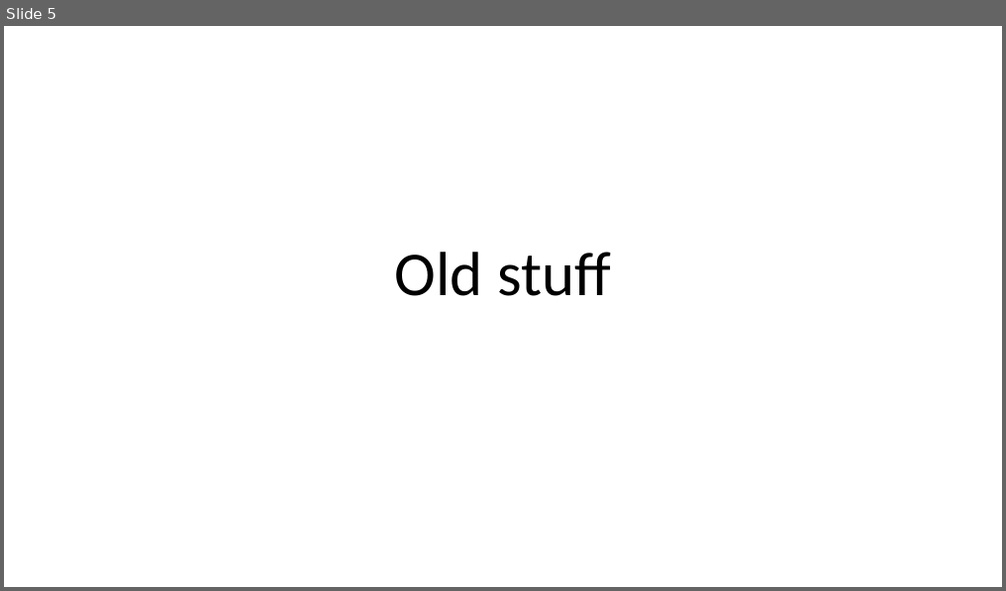
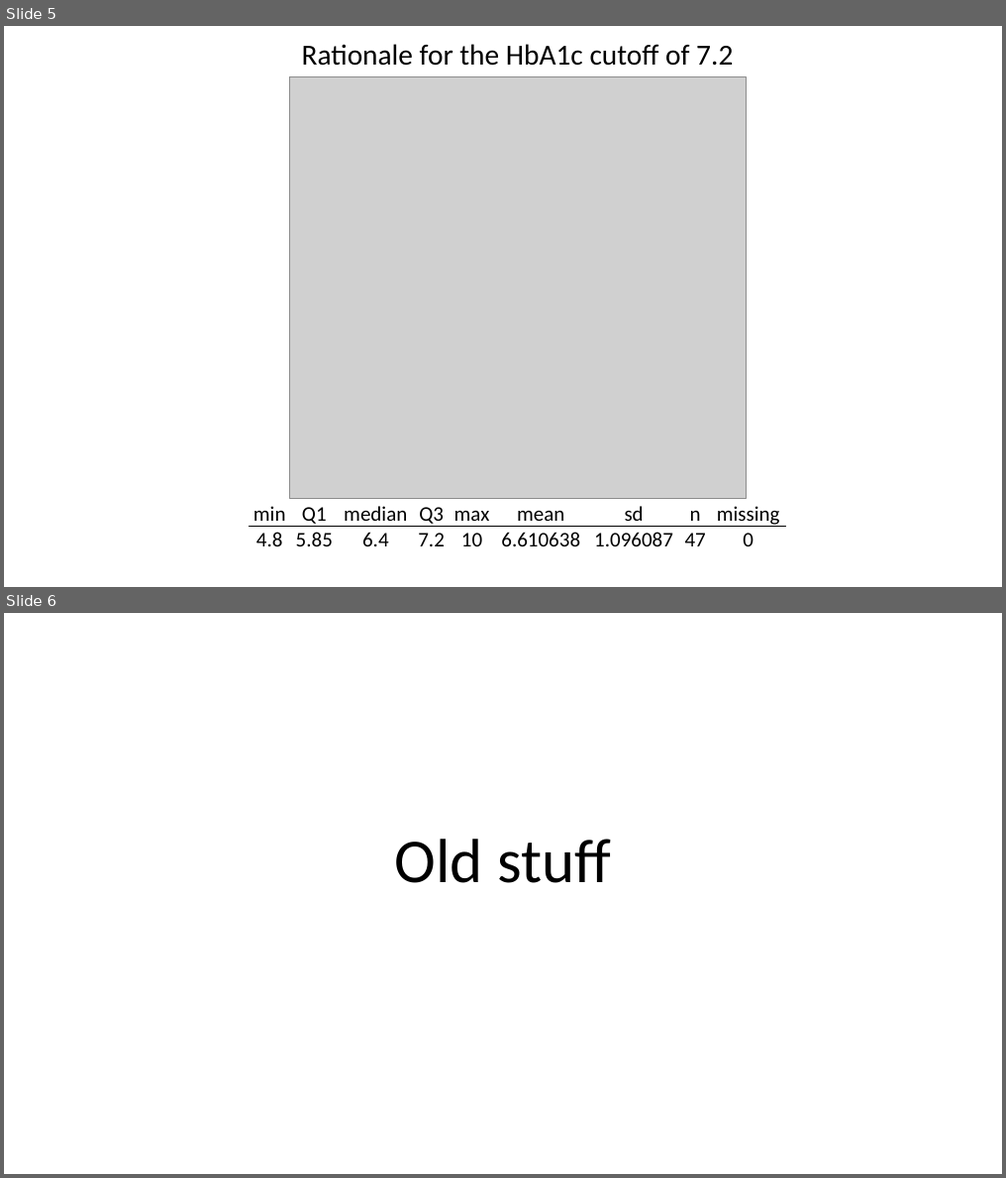
Before and after one commit to MADscientist314/Type_1_Diabetes_public, a slide deck: sourcetracker_figure_update_06272022.pptx. Shown one above the other, each under a label of ours: slide 5 before the commit, slides 5 and 6 after it. The pictures are 1006x591 and 1006x1178 pixels, drawn with LibreOffice and Linux fonts; fonts in the diff are those of the drawing; grey boxes stand for pictures. Boxes give left, top, right and bottom in pixels: in the first picture for what was removed or moved away, otherwise in the second. Text is boxed around its words. In the diff, an @@ line names an element or a change of style, - is before the commit and + after.

```diff
--- a/sourcetracker_figure_update_06272022.pptx
+++ b/sourcetracker_figure_update_06272022.pptx
@@ slide 5 added at (4,26,1002,587), background #FFFFFF @@
@@ text added at (302,44,733,66), 28 pt, text #000000 @@
+Rationale for the HbA1c cutoff of 7.2
@@ picture added at (289,76,746,498) @@
@@ table added at (249,501,786,553), 2 rows, 9 columns @@
+min | Q1 | median | Q3 | max | mean | sd | n | missing
+4.8 | 5.85 | 6.4 | 7.2 | 10 | 6.610638 | 1.096087 | 47 | 0
@@ what was slide 5 is now slide 6 @@
```
Also in this commit, not shown: 28 other files.
